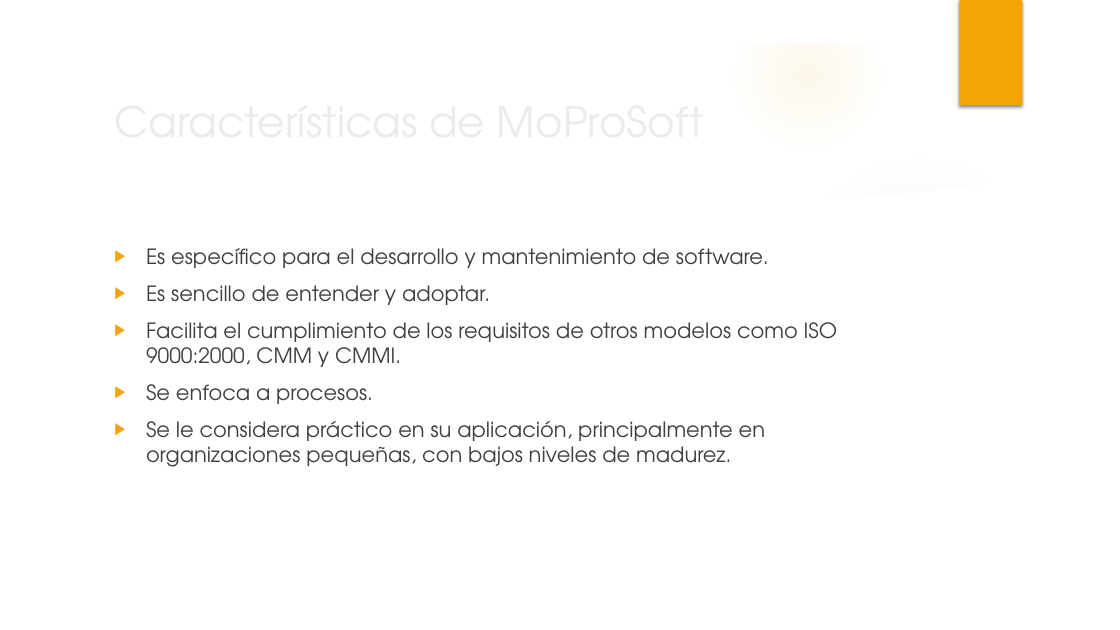
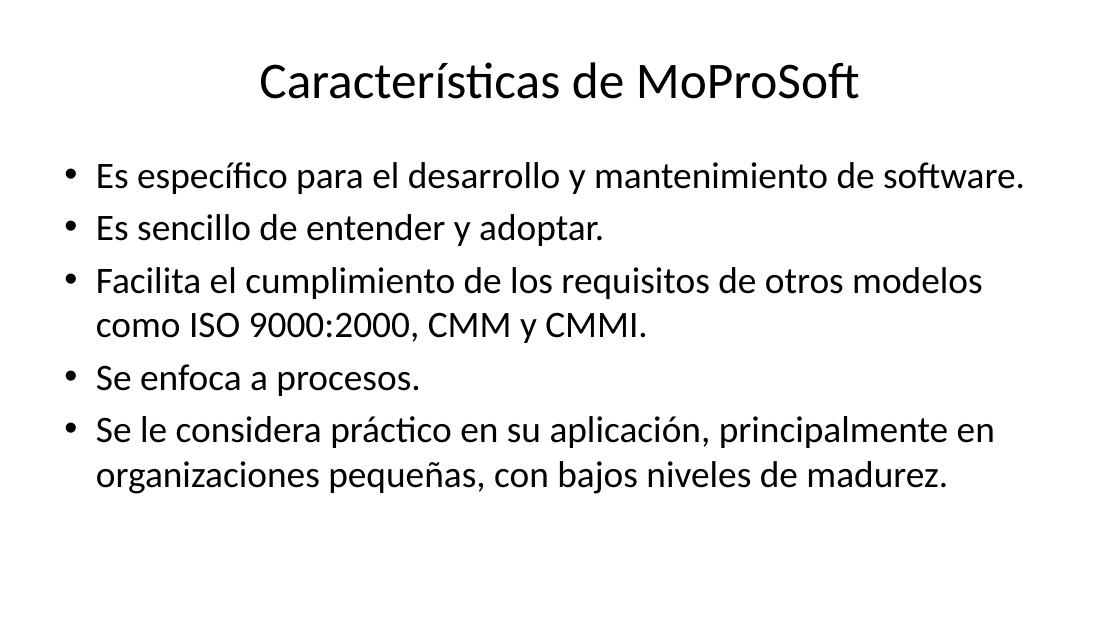
Before and after one commit to JulianAguilar/Equipo6AdminProy, a slide deck: slide 4 of Clase/Exposiciones/MoProSoft.pptx. Drawn at 1120x630 pixels with LibreOffice and Linux fonts; fonts in the diff are those of the drawing; background and template pictures are left out. Boxes give left, top, right and bottom in pixels: in the first picture for what was removed or moved away, otherwise in the second. Text is boxed around its words. In the diff, an @@ line names an element or a change of style, - is before the commit and + after.

Commit message:
Documentacion para entrega Final

```diff
--- a/Clase/Exposiciones/MoProSoft.pptx
+++ b/Clase/Exposiciones/MoProSoft.pptx
@@ group removed at (x1=0, y1=0, x2=1120, y2=630): 4 ellipses, 3 freeform shapes @@
@@ title "Características de MoProSoft" moved from (x1=106, y1=87, x2=911, y2=155) to (x1=259, y1=62, x2=860, y2=99) @@
@@ title "Características de MoProSoft" at (x1=259, y1=62, x2=860, y2=99): size 36 to 44 pt, font TeX Gyre Adventor to Calibri, text colour #EBEBEB to #000000; alignment left to centre @@
@@ rectangle removed at (x1=960, y1=0, x2=1023, y2=105) @@
@@ text "Es específico para el desarrollo ..." moved from (x1=146, y1=248, x2=837, y2=467) to (x1=96, y1=162, x2=1025, y2=494) @@
@@ text "Es específico para el desarrollo ..." at (x1=96, y1=162, x2=1025, y2=494): size 18 to 32 pt, font TeX Gyre Adventor to Calibri, text colour #404040 to #000000; bullet ▶ to •; less space between paragraphs @@
```
Also in this commit, not shown: 13 other slides changed, 5 other files.
